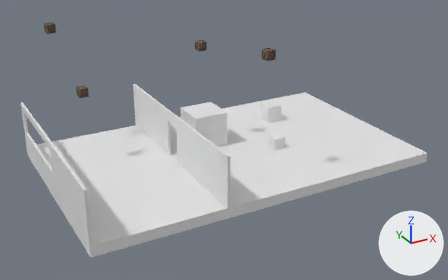
What one commit did to the glTF model public/models/startingRoom.glb.
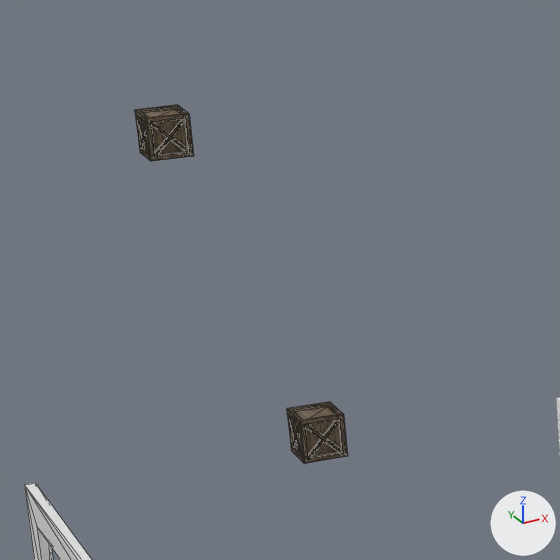
The first picture shows the older version from a camera (50 mm lens) standing at (-9.2, -30.9, 14.8) and looking at (6.0, -3.4, 1.0). The close-ups show both versions on the part from 3% to 30% of the width and 0% to 42% of the height of that picture. Arrows for +X, +Y and +Z are at lower right; the lights stay in place. The close-ups show mesh edges as thin lines. Where no turn or scale is listed for an object, it has been applied to the vertices.

The scene before the commit, as lines of its bpy script (objects in view):
```python
me_cube_003 = bpy.data.meshes.new('Cube.003')
me_cube_003.from_pydata(...)  # 388 vertices, 588 faces; spans x -0.248..0.248, y -0.248..0.248, z -0.248..0.248
me_cube_003.materials.append(mat_crate_002)
me_cube_004 = bpy.data.meshes.new('Cube.004')
me_cube_004.from_pydata(...)  # 388 vertices, 588 faces; spans x -0.248..0.248, y -0.248..0.248, z -0.248..0.248
me_cube_004.materials.append(mat_crate_001)
me_cube_006 = bpy.data.meshes.new('Cube.006')
me_cube_006.from_pydata(...)  # 388 vertices, 588 faces; spans x -0.248..0.248, y -0.248..0.248, z -0.248..0.248
me_cube_006.materials.append(mat_crate_003)
me_plane_005 = bpy.data.meshes.new('Plane.005')
me_plane_005.from_pydata(...)  # 16 vertices, 30 faces; spans x 0.0..0.13, y -8.46..3.36, z -1.35..1.35
ob_crate = bpy.data.objects.new('crate', me_cube_004)
ob_crate.location = (-1.42, 2.63, 6.87)
ob_crate_002 = bpy.data.objects.new('crate.002', me_cube_003)
ob_crate_002.location = (5.97, -0.69, 5.73)
ob_crate_003 = bpy.data.objects.new('crate.003', me_cube_006)
ob_crate_003.location = (6.89, -6.22, 6.48)
ob_wall_glass = bpy.data.objects.new('Wall glass', me_plane_005)
ob_wall_glass.location = (-3.36, 0.0, 1.35)
# also in view: 'crate.001' at (-0.8, -0.3, 4.1)
```
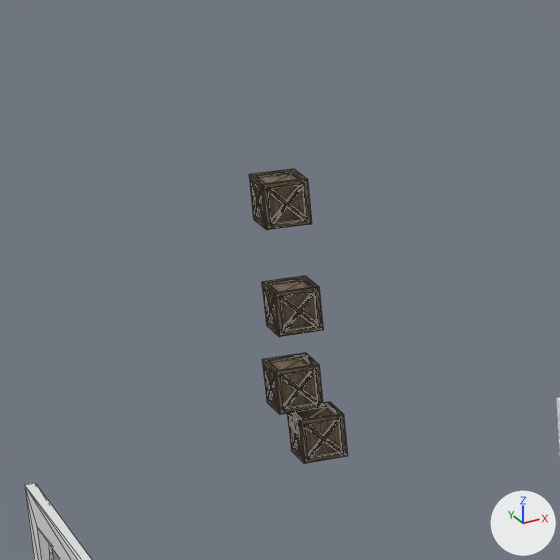
Changed parts and their boxes [x1, y1, x2, y2] in the close-ups (560 x 560 px):
```json
{"object": "crate", "change": "moved", "before": [135, 105, 194, 161], "after": [249, 169, 312, 230]}
{"object": "crate.003", "change": "moved", "after": [262, 353, 323, 414], "on screen": "not visible before"}
{"object": "crate.002", "change": "moved", "after": [262, 276, 323, 337], "on screen": "not visible before"}
```

Edits to the scene script, one JSON object a line:
```json
{"op": "set", "path": "ob_crate.location", "old": "(-1.42, 2.63, 6.87)", "new": "(-0.95, -0.32, 6.72)"}
{"op": "set", "path": "ob_crate_002.location", "old": "(5.97, -0.69, 5.73)", "new": "(-0.86, -0.06, 5.45)"}
{"op": "set", "path": "ob_crate_003.location", "old": "(6.89, -6.22, 6.48)", "new": "(-1.0, -0.28, 4.65)"}
```
